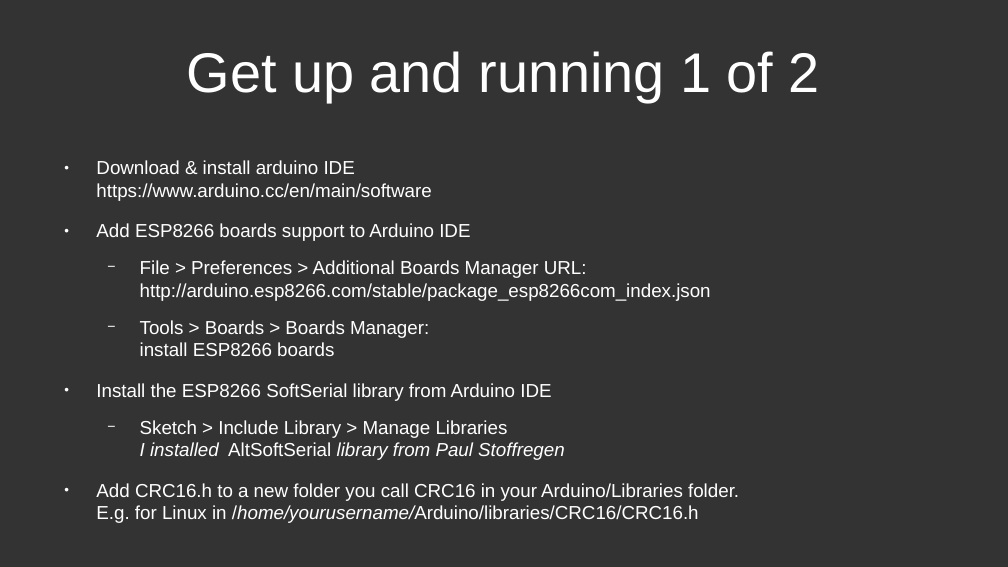
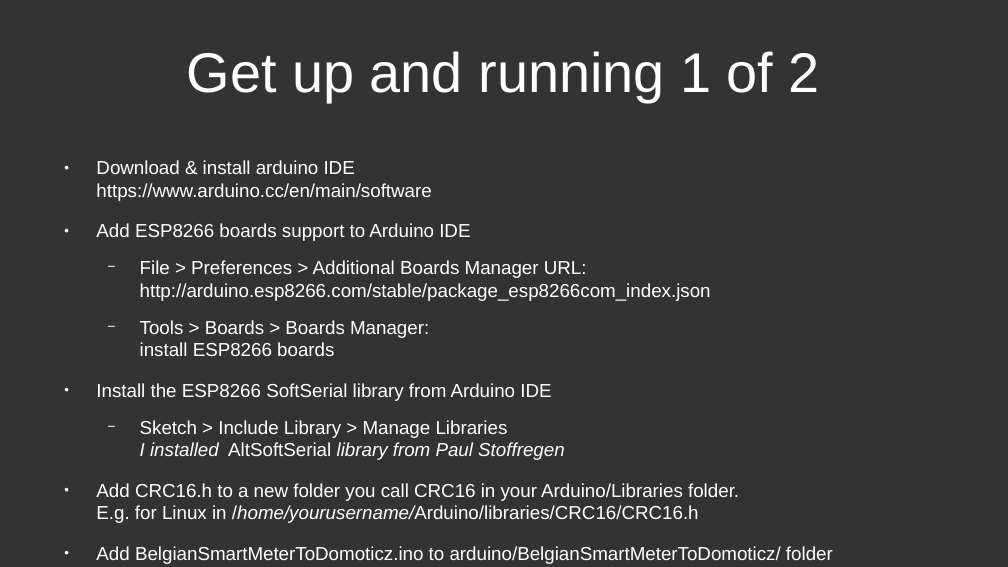
Before and after one commit to Raeymeister/BelgianSmartMeter2Domoticz, a slide deck: slide 5 of BelgianSmartMeter2DomoticzOverview.odp (slide 11 before the commit). Drawn at 1008x567 pixels with LibreOffice and Linux fonts; fonts in the diff are those of the drawing. Boxes give left, top, right and bottom in pixels: in the first picture for what was removed or moved away, otherwise in the second. Text is boxed around its words. In the diff, an @@ line names an element or a change of style, - is before the commit and + after.

Commit message:
updated presentation

```diff
--- a/BelgianSmartMeter2DomoticzOverview.odp
+++ b/BelgianSmartMeter2DomoticzOverview.odp
@@ text at (96,546,833,564): paragraph added @@
+● Add BelgianSmartMeterToDomoticz.ino to arduino/BelgianSmartMeterToDomoticz/ folder
```
Also in this commit, not shown: 1 other slide changed, 1 slide added.
